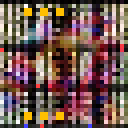
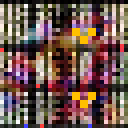
Layered file, before and after one edit (128×128). Changes by layer:
painted on "Layer 6" over bbox(24, 8, 96, 120)
